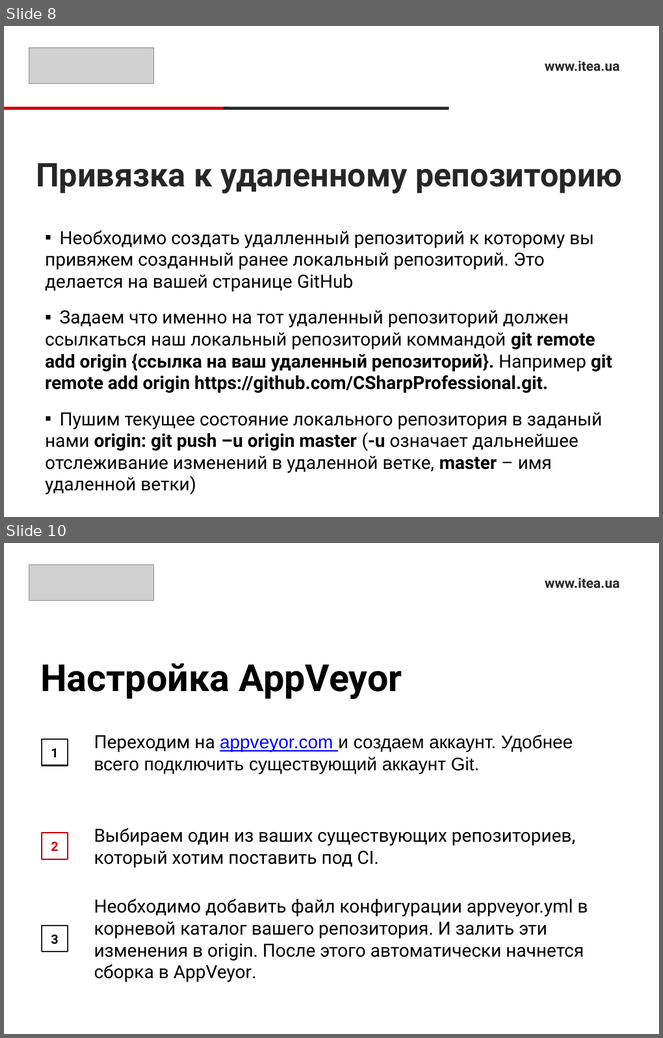
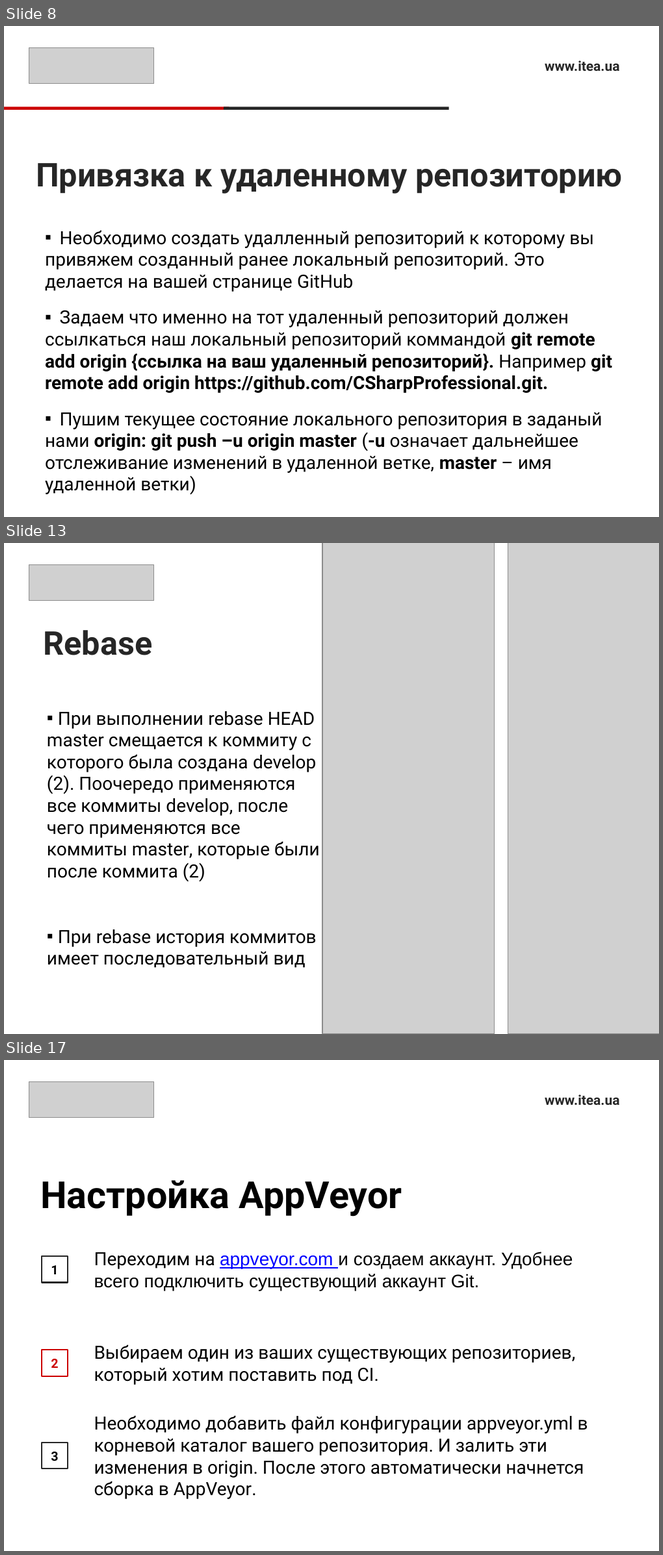
Before and after one commit to sonnov/NetCore, a slide deck: 2.VersionControl/VersionControl.pptx. Shown one above the other, each under a label of ours: slides 8 and 10 before the commit, slides 8, 13 and 17 after it; the slides between them are not shown. The pictures are 663x1038 and 663x1555 pixels, drawn with LibreOffice and Linux fonts; fonts in the diff are those of the drawing; grey boxes stand for pictures. Boxes give left, top, right and bottom in pixels: in the first picture for what was removed or moved away, otherwise in the second. Text is boxed around its words. In the diff, an @@ line names an element or a change of style, - is before the commit and + after.

```diff
--- a/2.VersionControl/VersionControl.pptx
+++ b/2.VersionControl/VersionControl.pptx
@@ slide 13 added at (4,543,659,1034), background #FFFFFF @@
@@ picture added at (322,543,495,1034) @@
@@ picture added at (508,543,659,1034) @@
@@ picture added at (29,564,154,601) @@
@@ title added at (43,630,152,655), 36 pt, text #262626, bold @@
+Rebase
@@ text added at (47,711,320,968), 20 pt, text #000000 @@
+▪ При выполнении rebase HEAD master смещается к коммиту с которого была создана develop (2). Поочередо применяются все коммиты develop, после чего применяются все коммиты master, которые были после коммита (2)
+▪ При rebase история коммитов имеет последовательный вид
@@ what was slide 10 is now slide 17 @@
```
Also in this commit, not shown: 2 slides changed, 6 other slides added.
